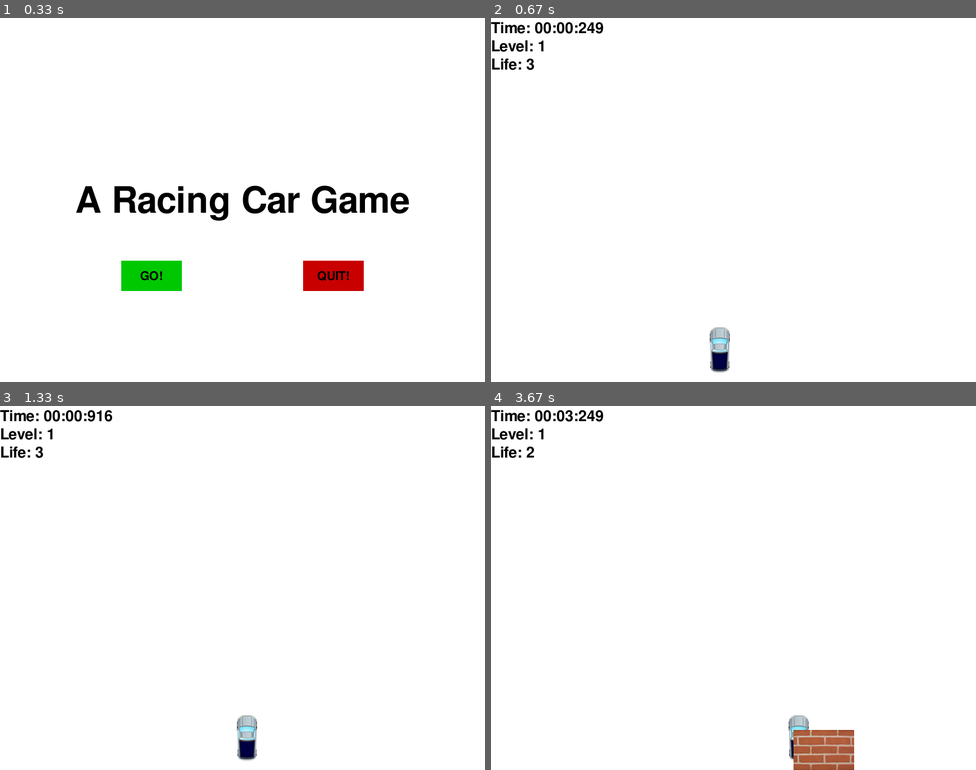
Above: before the commit, frames 1-4 (two rows, left to right).
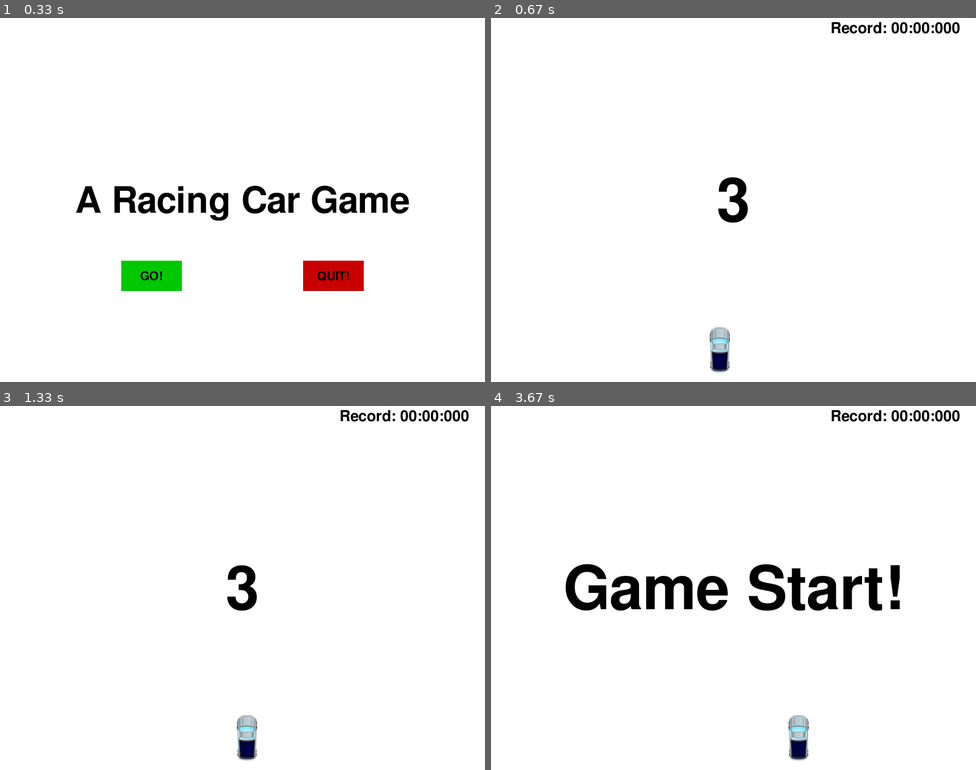
Above: after the commit, the same moments.

Repository: yan-ren/Pygame_playground
Game: pygame game, started from racing_car/racing.py
Two runs of this game, one before a commit and one after it. Both use one fixed random seed, a clock stepped at 60 frames per second and the inputs below.
Inputs (mouse positions are in pixels of both pictures, inside the frame that each line leads up to):
- Up to frame 1 (0.33 s): no input
- Up to frame 2 (0.67 s): click "GO!" at 0.38 s
- Up to frame 3 (1.33 s): hold P 0.67-1.13 s; hold Right 0.67-1.13 s; move the mouse to (397, 577) at 0.7 s; click "Continue!" at 1.22 s
- Up to frame 4 (3.67 s): hold Right 1.5-1.97 s; move the mouse to (782, 668) at 1.53 s; hold Right 2-2.47 s; hold Left 2.5-3.03 s; hold Left 3.07-3.47 s; hold Right from 3.5 s (still down)

Frame 1 is identical in both runs. In frame 2, 1.5% of the frame differs, in the area x 0-97%, y 1-57%; in frame 3, 1.5%; in frame 4, 6.3%, in the area x 0-97%, y 1-100%.

Commit message:
add highest record and countdown frame

Diff:
--- a/racing_car/modules/utils.py
+++ b/racing_car/modules/utils.py
@@ -36,8 +36,8 @@
     return False
 
 
-def calculate_time(start_time, end_time):
-    time = end_time - start_time
+def convert_time(time):
+    """Convert time in millisecond to string format MM:SS:MS"""
     minutes = str(time // 60000).zfill(2)
     second = str((time % 60000) // 1000).zfill(2)
     millisecond = str(time % 1000).zfill(3)
--- a/racing_car/racing.py
+++ b/racing_car/racing.py
@@ -16,14 +16,18 @@
 crash_sound = pygame.mixer.Sound("audio/Crash.wav")
 clock = pygame.time.Clock()
 start_time = None
-# key lock
-left_key_pressed = False
-right_key_pressed = False
 # game object
 car1 = None
 block_list = []
 score = 0
 level = 1
+highest_record = 0
+
+
+def display_record(record):
+    font = pygame.font.Font("fonts/freesansbold.ttf", 25)
+    text = font.render("Record: " + str(record), True, BLACK)
+    display.blit(text, (WINDOW_WIDTH - 240, 0))
 
 
 def display_score(score):
@@ -59,13 +63,12 @@
     display.blit(car.img, (car.x, car.y))
 
 
-def display_message(msg):
-    text_style = pygame.font.Font('fonts/freesansbold.ttf', 100)
+def display_message(msg, font_size, x_pos, y_pos):
+    text_style = pygame.font.Font('fonts/freesansbold.ttf', font_size)
     text_surf = text_style.render(msg, True, BLACK)
     text_rect = text_surf.get_rect()
-    text_rect.center = (WINDOW_WIDTH / 2, WINDOW_HEIGHT / 2)
+    text_rect.center = (x_pos, y_pos)
     display.blit(text_surf, text_rect)
-    pygame.display.update()
 
 
 def display_button(x, y, width, height, text, normal_color, hover_color):
@@ -103,11 +106,7 @@
 
         # display
         display.fill(WHITE)
-        text_style = pygame.font.Font('fonts/freesansbold.ttf', 60)
-        text_surf = text_style.render("A Racing Car Game", True, BLACK)
-        text_rect = text_surf.get_rect()
-        text_rect.center = (WINDOW_WIDTH / 2, WINDOW_HEIGHT / 2)
-        display.blit(text_surf, text_rect)
+        display_message("A Racing Car Game", 60, WINDOW_WIDTH / 2, WINDOW_HEIGHT / 2)
         clicked = display_button(start_btn_x, start_btn_y, btn_width, btn_height, "GO!", DARK_GREEN, GREEN)
         if clicked:
             start_game = True
@@ -130,7 +129,6 @@
     pause_btn_y = quit_btn_y = WINDOW_HEIGHT / 6 * 4
 
     pygame.mixer.music.pause()
-    display_message("Paused!")
 
     while paused:
         # event handling
@@ -147,6 +145,8 @@
         if clicked:
             pygame.quit()
             sys.exit()
+
+        display_message("Paused!", 100, WINDOW_WIDTH / 2, WINDOW_HEIGHT / 2)
         pygame.display.update()
 
         # FPS
@@ -155,7 +155,9 @@
     pygame.mixer.music.unpause()
 
 
-def frame_crash():
+def frame_crash(current_time):
+    global highest_record, start_time
+
     crashed = True
     btn_width = 120
     btn_height = 50
@@ -163,7 +165,7 @@
     quit_btn_x = WINDOW_WIDTH - WINDOW_WIDTH / 4 - btn_width
     play_btn_y = quit_btn_y = WINDOW_HEIGHT / 6 * 4
 
-    display_message('You Crashed!')
+    # stop bg music, and play crash sound
     pygame.mixer.music.stop()
     pygame.mixer.Sound.play(crash_sound)
 
@@ -173,6 +175,10 @@
             if event.type == pygame.QUIT:
                 pygame.quit()
                 sys.exit()
+
+        # update highest record
+        if current_time - start_time > highest_record:
+            highest_record = current_time - start_time
 
         # display
         clicked = display_button(play_btn_x, play_btn_y, btn_width, btn_height, "Play Again!", DARK_GREEN, GREEN)
@@ -183,52 +189,28 @@
         if clicked:
             pygame.quit()
             sys.exit()
-        pygame.display.update()
-
-        # FPS
-        clock.tick(FPS)
-
-
-def game_init():
-    globals()['left_key_pressed'] = False
-    globals()['right_key_pressed'] = False
-    globals()['car1'] = Car(pygame.image.load('img/car2.png').convert_alpha(), 0.45, 0.85, 0)
-    if len(globals()['block_list']) == 0:
-        globals()['block_list'].append(Block(pygame.image.load('img/brick-1.png').convert_alpha(),
-                                             random.randint(0, WINDOW_WIDTH), -WINDOW_HEIGHT, 3))
-        globals()['block_list'].append(Block(pygame.image.load('img/brick-1.png').convert_alpha(),
-                                             random.randint(0, WINDOW_WIDTH), -WINDOW_HEIGHT, 7))
-    else:
-        for b in globals()['block_list']:
-            b.restore()
-    globals()['score'] = 0
-    globals()['level'] = 1
-    globals()['start_time'] = pygame.time.get_ticks()
-
-    pygame.mixer.music.play(-1)
-
-
-def check_crash(car, blocks):
-    for b in blocks:
-        if utils.crash_detection(car, b) and b.attached is None:
-            b.attached = car
-            return True
-        elif not utils.crash_detection(car, b):
-            b.attached = None
-    return False
-
-
-def game_loop():
-    game_init()
-    global left_key_pressed, right_key_pressed, score, level, car1, block_list
-    game_exit = False
-
-    while not game_exit:
-        level_up = False
-        # event handling
-        for event in pygame.event.get():
-            if event.type == pygame.QUIT:
-                game_exit = True
+
+        display_message('You Crashed!', 100, WINDOW_WIDTH / 2, WINDOW_HEIGHT / 2)
+        pygame.display.update()
+
+        # FPS
+        clock.tick(FPS)
+
+
+def frame_countdown():
+    global car1
+    left_key_pressed = right_key_pressed = False
+    start_tick = pygame.time.get_ticks()
+    # this list holds display words, one word shows 1s, need '' at the beginning for second element can show for 1s
+    countdown_text = ['', 'Game Start!', '1', '2', '3']
+    current_display = countdown_text.pop()
+
+    while len(countdown_text) != 0:
+        # event handling
+        for event in pygame.event.get():
+            if event.type == pygame.QUIT:
+                pygame.quit()
+                sys.exit()
             if event.type == pygame.KEYDOWN:
                 if event.key == pygame.K_LEFT:
                     left_key_pressed = True
@@ -253,6 +235,99 @@
                     left_key_pressed = False
                     car1.x_move = 0
 
+        # movement variable handling
+        # car stops on edge
+        if car1.x < 0 or car1.x > (WINDOW_WIDTH - car1.get_width()):
+            car1.x_move = 0
+        car1.change_x()
+
+        # countdown ticker
+        current_tick = pygame.time.get_ticks()
+        if (current_tick - start_tick) / 1000 > 1:
+            start_tick = current_tick
+            current_display = countdown_text.pop()
+
+        # display
+        display.fill(WHITE)
+        display_message(current_display, 100, WINDOW_WIDTH / 2, WINDOW_HEIGHT / 2)
+        display_car(car1)
+        display_record(utils.convert_time(highest_record))
+        pygame.display.update()
+
+        # FPS
+        clock.tick(FPS)
+
+    # set global start timer
+    globals()['start_time'] = pygame.time.get_ticks()
+
+
+def game_init():
+    globals()['car1'] = Car(pygame.image.load('img/car2.png').convert_alpha(), 0.45, 0.85, 0)
+    if len(globals()['block_list']) == 0:
+        globals()['block_list'].append(Block(pygame.image.load('img/brick-1.png').convert_alpha(),
+                                             random.randint(0, WINDOW_WIDTH), -WINDOW_HEIGHT, 3))
+        globals()['block_list'].append(Block(pygame.image.load('img/brick-1.png').convert_alpha(),
+                                             random.randint(0, WINDOW_WIDTH), -WINDOW_HEIGHT, 5))
+        globals()['block_list'].append(Block(pygame.image.load('img/brick-1.png').convert_alpha(),
+                                             random.randint(0, WINDOW_WIDTH), -WINDOW_HEIGHT, 7))
+    else:
+        for b in globals()['block_list']:
+            b.restore()
+    globals()['score'] = 0
+    globals()['level'] = 1
+
+    frame_countdown()
+    pygame.mixer.music.play(-1)
+
+
+def check_crash(car, blocks):
+    for b in blocks:
+        if utils.crash_detection(car, b) and b.attached is None:
+            b.attached = car
+            return True
+        elif not utils.crash_detection(car, b):
+            b.attached = None
+    return False
+
+
+def game_loop():
+    game_init()
+    global score, level, car1, block_list
+    # key lock
+    left_key_pressed = False
+    right_key_pressed = False
+    game_exit = False
+
+    while not game_exit:
+        level_up = False
+        # event handling
+        for event in pygame.event.get():
+            if event.type == pygame.QUIT:
+                game_exit = True
+            if event.type == pygame.KEYDOWN:
+                if event.key == pygame.K_LEFT:
+                    left_key_pressed = True
+                    car1.x_move = -5
+                elif event.key == pygame.K_RIGHT:
+                    right_key_pressed = True
+                    car1.x_move = 5
+                elif event.key == pygame.K_p:
+                    frame_pause()
+
+            if event.type == pygame.KEYUP:
+                if event.key == pygame.K_RIGHT and left_key_pressed:
+                    right_key_pressed = False
+                    car1.x_move = -5
+                elif event.key == pygame.K_RIGHT:
+                    right_key_pressed = False
+                    car1.x_move = 0
+                if event.key == pygame.K_LEFT and right_key_pressed:
+                    left_key_pressed = False
+                    car1.x_move = 5
+                elif event.key == pygame.K_LEFT:
+                    left_key_pressed = False
+                    car1.x_move = 0
+
         # movement variable
         car1.change_x()
         for b in block_list:
@@ -265,7 +340,7 @@
         # car crashes on blocks
         if check_crash(car1, block_list):
             car1.life = car1.life - 1
-            if car1.life < 0 and not frame_crash():
+            if car1.life < 0 and not frame_crash(current_time):
                 # frame_crash() return False, restart game
                 game_init()
         # block passes car, initialize block position
@@ -288,9 +363,10 @@
         display_car(car1)
         display_block(block_list)
         # display_score(score)
-        display_time(utils.calculate_time(start_time, current_time))
+        display_time(utils.convert_time(current_time - start_time))
         display_level(level)
         display_life(car1.life)
+        display_record(utils.convert_time(highest_record))
         pygame.display.update()
 
         # FPS
Not shown, changed: racing_car/README.md
